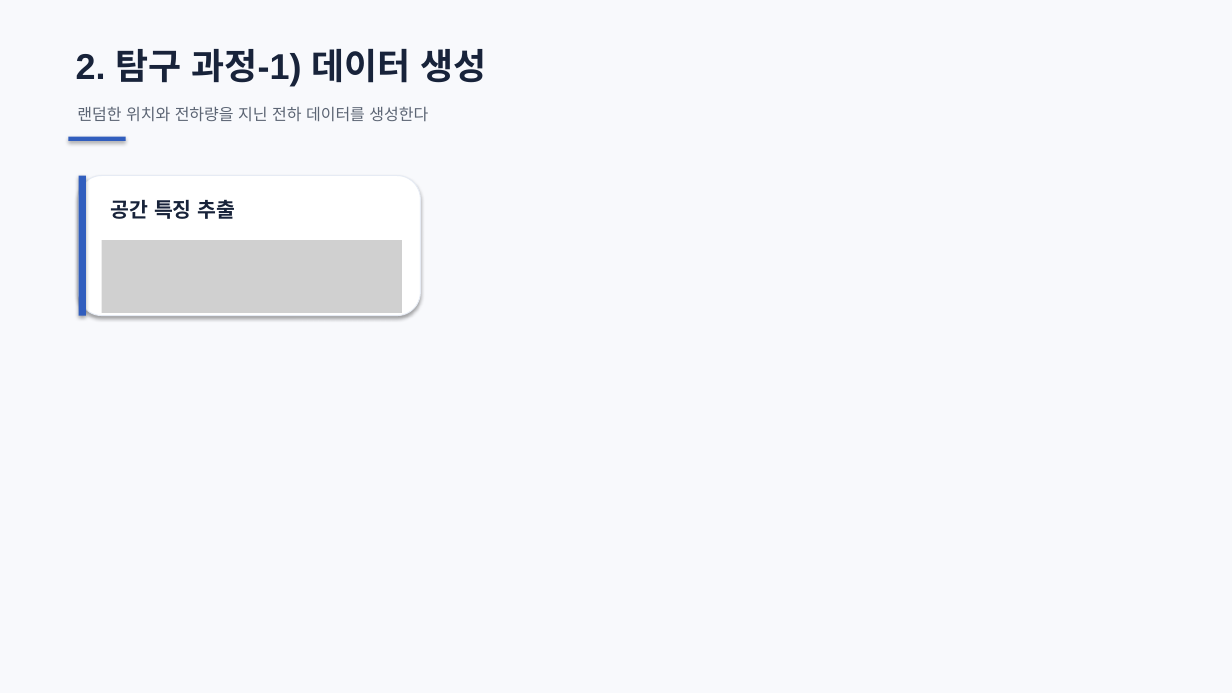
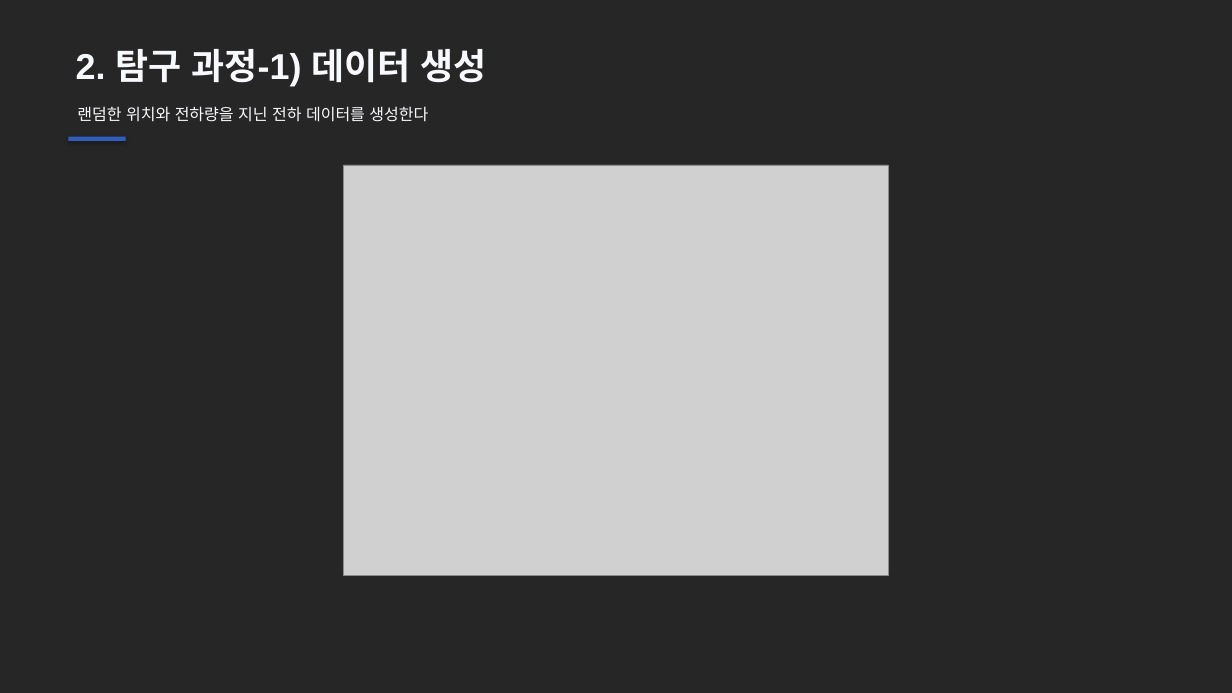
Before and after one commit to ohyunu525/KK-AI, a slide deck: slide 17 of Documents/보고서 파일.pptx (slide 22 before the commit). Drawn at 1232x693 pixels with LibreOffice and Linux fonts; fonts in the diff are those of the drawing; grey boxes stand for pictures. Boxes give left, top, right and bottom in pixels: in the first picture for what was removed or moved away, otherwise in the second. Text is boxed around its words. In the diff, an @@ line names an element or a change of style, - is before the commit and + after.

```diff
--- a/Documents/보고서 파일.pptx
+++ b/Documents/보고서 파일.pptx
@@ background #F8F9FC to #262626 @@
@@ text "2. 탐구 과정-1) 데이터 생성" at (76,49,487,87): text colour #18233A to #F8F9FC @@
@@ text "랜덤한 위치와 전하량을 지닌 전하 ..." at (77,106,428,122): text colour #5C6574 to #F8F9FC @@
@@ rounded rectangle removed at (79,176,421,316) @@
@@ rectangle removed at (79,176,86,316) @@
@@ picture added at (344,165,889,576) @@
@@ text removed at (111,199,236,219) @@
-공간 특징 추출
@@ picture removed at (102,240,402,313) @@
```
Also in this commit, not shown: 8 other slides changed, 8 slides added, 21 other files.
